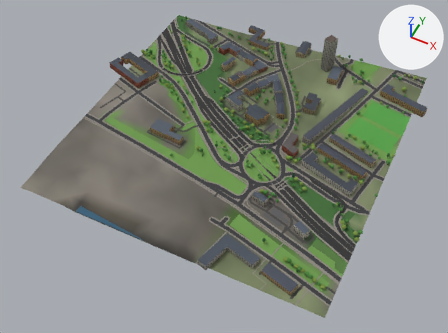
One commit to the glTF model glasgow-subway/data/city/city_0_2.glb: the scene before it, then after it.
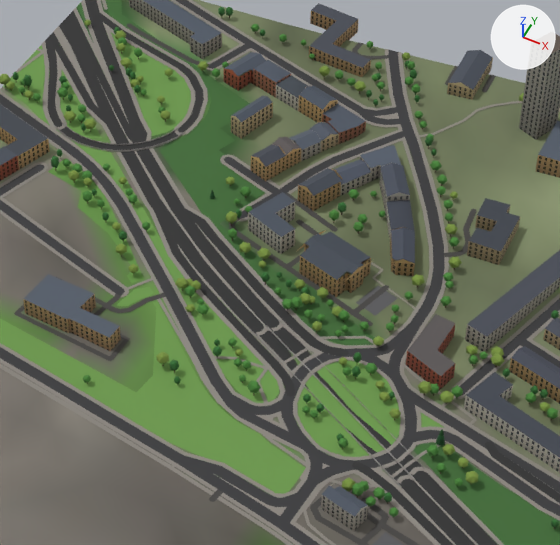
Old and new are each drawn whole from a camera (50 mm lens) standing at (-3041.0, 588.0, 742.0) and looking at (-3344.0, 1193.0, -13.0) and again close up on the part from 32% to 75% of the width and 7% to 64% of the height. The axes (+X, +Y, +Z) are drawn at upper right. The lights are the same throughout. The first two pictures are the older version. Where no turn or scale is listed for an object, it has been applied to the vertices. Vertices at exactly the same position are counted once.

The scene before the commit, as lines of its bpy script (objects in view):
```python
me_buildings_0_2 = bpy.data.meshes.new('buildings_0_2')
me_buildings_0_2.from_pydata(...)  # 661 vertices, 740 faces; spans x -277.0..277.0, y -261.0..261.0, z -42.0..42.0
# faces by material slot: [406, 334]
me_buildings_0_2.materials.append(mat_mat_wall_stone)
me_buildings_0_2.materials.append(mat_mat_roof)
me_roads_0_2 = bpy.data.meshes.new('roads_0_2')
me_roads_0_2.from_pydata(...)  # 2990 vertices, 3373 faces; spans x -250.0..250.0, y -250.0..250.0, z -16.0..16.0
# faces by material slot: [1162, 1365, 846]
me_roads_0_2.materials.append(mat_mat_road)
me_roads_0_2.materials.append(mat_mat_pavement)
me_roads_0_2.materials.append(mat_mat_bridge)
me_terrain_0_2 = bpy.data.meshes.new('terrain_0_2')
me_terrain_0_2.from_pydata(...)  # 676 vertices, 1250 faces; spans x -250.0..250.0, y -250.0..250.0, z -17.0..17.0
me_terrain_0_2.materials.append(mat_mat_green)
ob_buildings_0_2 = bpy.data.objects.new('buildings_0_2', me_buildings_0_2)
ob_buildings_0_2.location = (-3355.9, 1257.1, 44.4)
ob_roads_0_2 = bpy.data.objects.new('roads_0_2', me_roads_0_2)
ob_roads_0_2.location = (-3350.0, 1250.0, 17.7)
ob_terrain_0_2 = bpy.data.objects.new('terrain_0_2', me_terrain_0_2)
ob_terrain_0_2.location = (-3350.0, 1250.0, 17.1)
# also in view: 'green_0_2' at (-3350.0, 1267.0, 18.0)
```
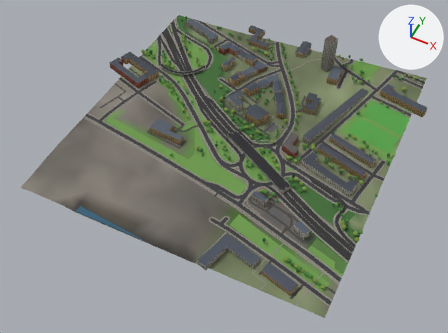
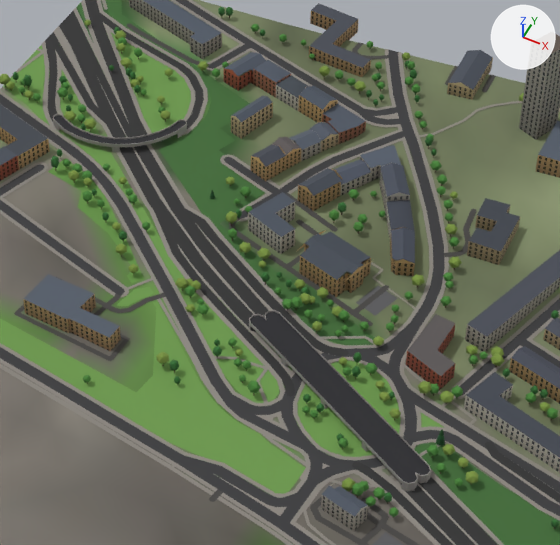
What differs and where, as boxes (x1, y1, x2, y2) in the close-ups (560 x 545 px; the box of a moved part takes in the faces that stretch with it):
part 1 of me_roads_0_2, added: after (250, 312, 430, 483)
part 2 of me_roads_0_2, added: after (54, 115, 186, 144)
part 3 of me_roads_0_2, moved or reshaped: before (248, 308, 449, 515); after (249, 310, 431, 492)
part 4 of me_roads_0_2, moved or reshaped: before (54, 122, 185, 152); after (53, 114, 187, 152)

Patch to the scene script:
```diff
--- a/glasgow-subway/data/city/city_0_2.glb.py
+++ b/glasgow-subway/data/city/city_0_2.glb.py
@@ me_roads_0_2 @@
 # used by ob_roads_0_2; location = (-3350.0, 1250.0, 17.7)
-me_roads_0_2.from_pydata(...)  # 2990 vertices, 3373 faces; spans x -250.0..250.0, y -250.0..250.0, z -16.0..16.0
+me_roads_0_2.from_pydata(...)  # 3341 vertices, 3427 faces; spans x -250.0..250.0, y -250.0..250.0, z -16.0..16.0
+# me_roads_0_2 part 1: a new loose piece of 53 vertices spanning x -9.0..127.0, y -86.0..-1.0, z -3.0..-2.0, in mat_mat_road
+# me_roads_0_2 part 2: a new loose piece of 51 vertices spanning x -201.0..-122.0, y 83.0..127.0, z -4.0, in mat_mat_road
+# me_roads_0_2 part 3: 4 vertices moved within x -2.0..124.0, y -77.0..-9.0, z -8.0; 264 vertices removed from x -7.0..124.0, y -85.0..-2.0, z -9.0..-6.0; 422 vertices added at x -9.0..127.0, y -86.0..-1.0, z -9.0..-1.0
+# me_roads_0_2 part 4: 1 vertex moved within x -122.0, y 123.0, z -9.0; 181 vertices removed from x -199.0..-122.0, y 83.0..125.0, z -10.0..-8.0; 342 vertices added at x -201.0..-122.0, y 83.0..127.0, z -10.0..-3.0
+# other edits to the shape of me_roads_0_2 do not show in these pictures
 me_roads_0_2.materials.append(mat_mat_road)
```
